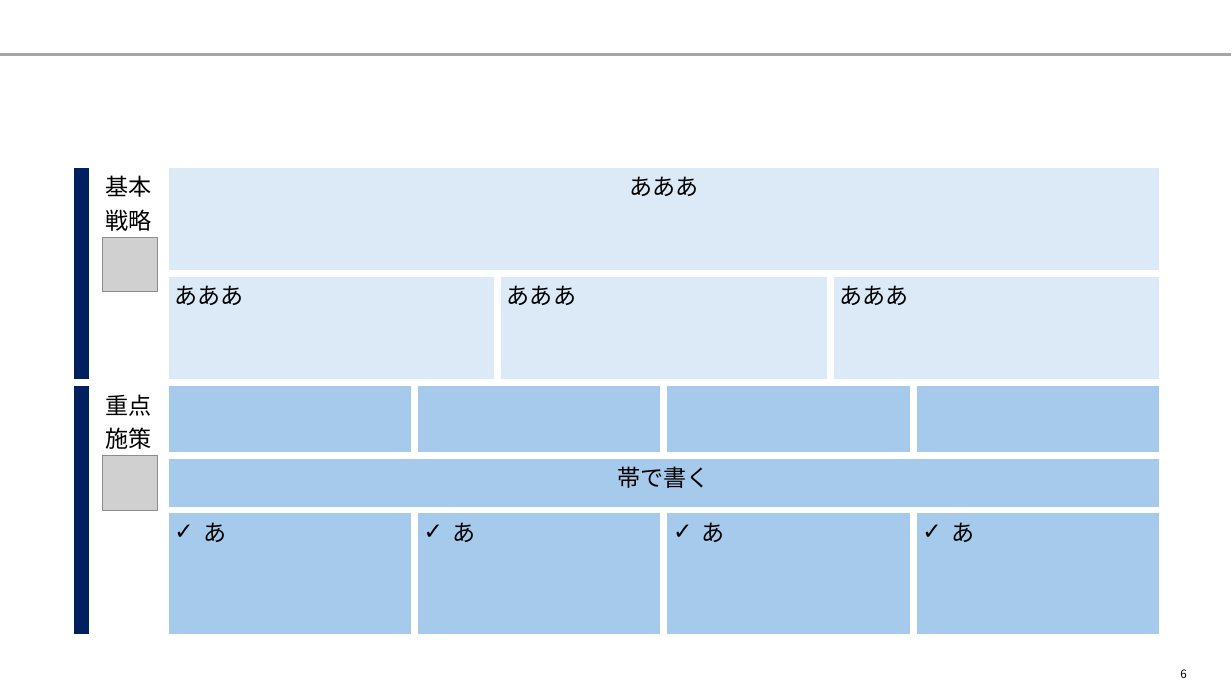
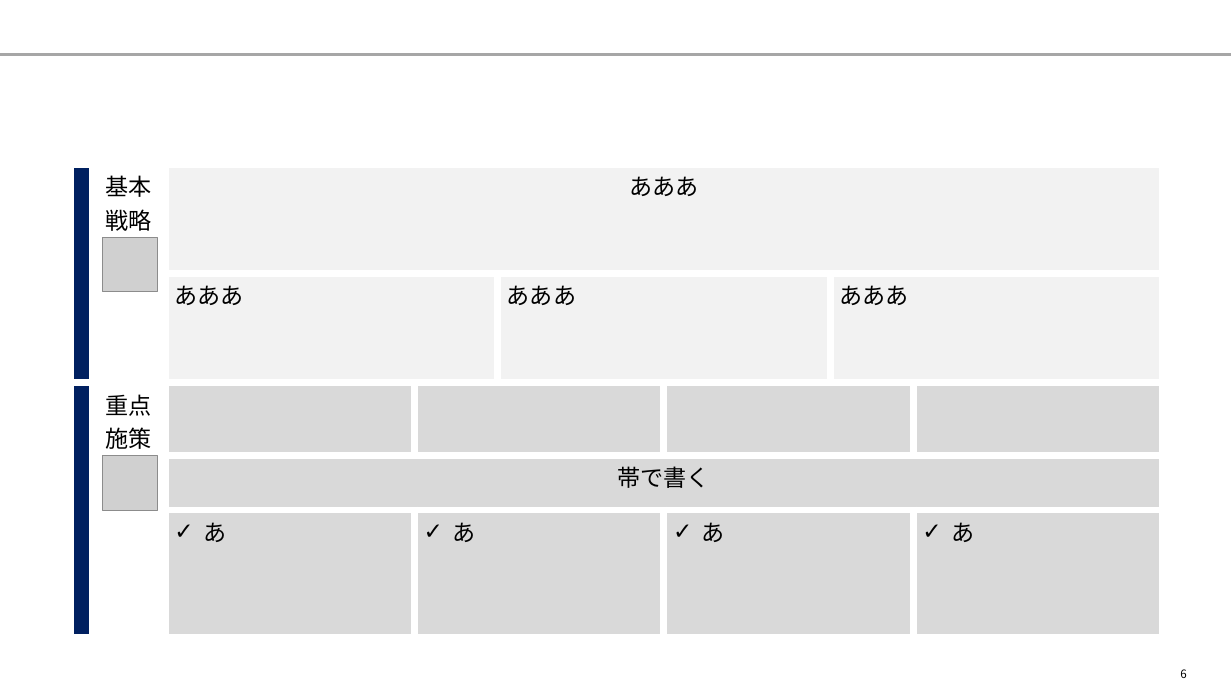
Before and after one commit to yuzucha16/dotfiles, a slide deck: slide 6 of office/Blank.potx. Drawn at 1232x693 pixels with LibreOffice and Linux fonts; fonts in the diff are those of the drawing; grey boxes stand for pictures. Boxes give left, top, right and bottom in pixels: in the first picture for what was removed or moved away, otherwise in the second. Text is boxed around its words. In the diff, an @@ line names an element or a change of style, - is before the commit and + after.

```diff
--- a/office/Blank.potx
+++ b/office/Blank.potx
@@ table at box(70, 165, 1164, 638) @@
@@ fill #DCEAF7 to #F2F2F2 in 4 cells @@
@@ fill #A6CAEC to #D9D9D9 in 9 cells @@
```
Also in this commit, not shown: 2 other slides changed, 4 slides added, 1 slide removed.
